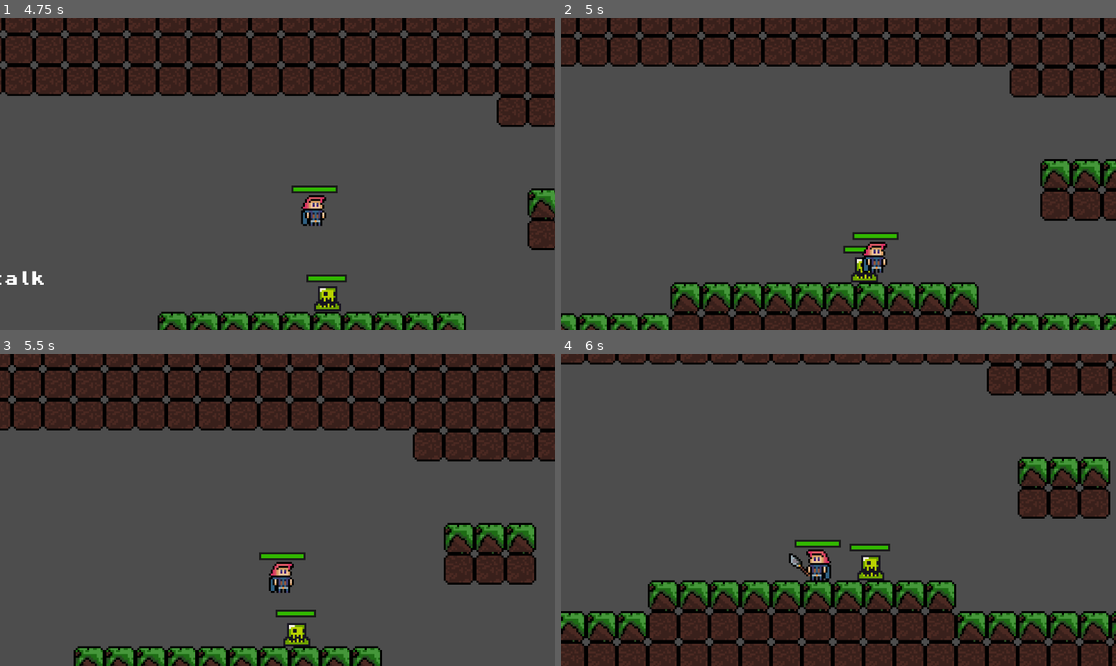
Above: before the commit, frames 1-4 (two rows, left to right).
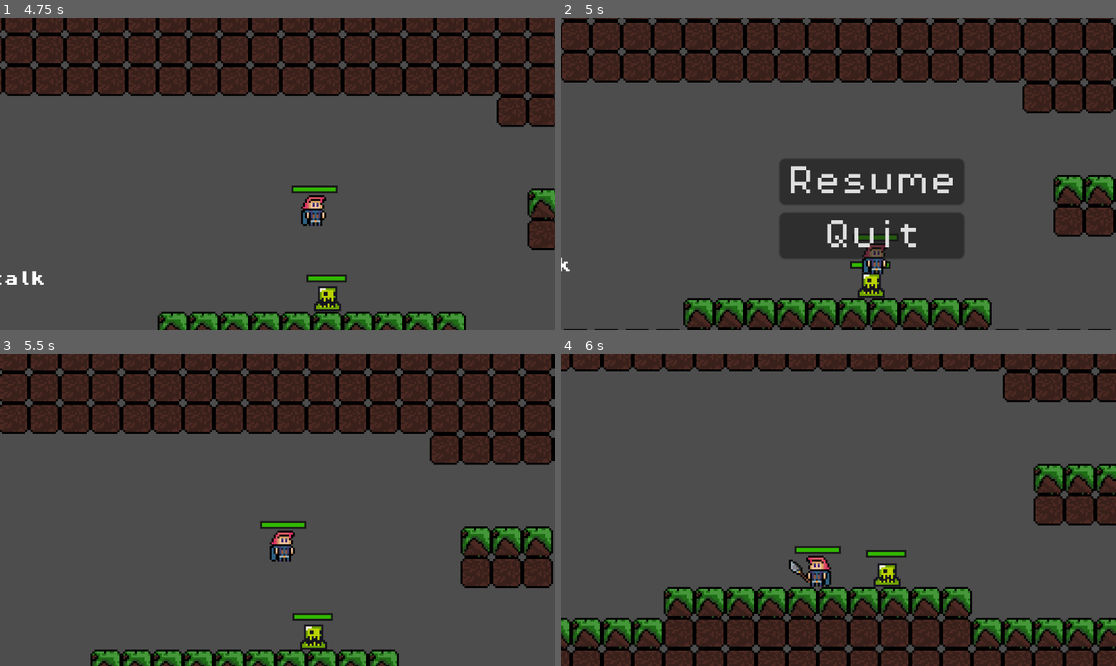
Above: after the commit, the same moments.

Repository: eoBattisti/agnosia
Game: Godot game, scene res://scenes/menu/main_menu.tscn
Same seed, same stepped clock (60 frames per second), same inputs: the game is played once before the commit and once after it.
Inputs (mouse positions are in pixels of both pictures, inside the frame that each line leads up to):
- Up to frame 1 (4.75 s): click "Start Game" at 0.5 s; hold E (advance_dialog) 1.28-2.03 s; hold D (move_right) 1.28-2.78 s; tap W (jump) at 1.52, 2.27, 3.77, 4.52 s; tap J (attack) at 2.1 s; hold A (move_left) 2.78-3.53 s; tap K (counter_dash) at 2.85 s; hold D (move_right) from 3.53 s (still down); tap Shift (dash) at 3.6 s; hold E (advance_dialog) from 4.28 s (still down)
- Up to frame 2 (5 s): keep holding D (move_right); keep holding E (advance_dialog); tap Escape (pause, bound only after the commit) at 4.9 s
- Up to frame 3 (5.5 s): release D (move_right) at 5 s; release E (advance_dialog) at 5 s; click (310, 519) at 5 s, where only the run after the commit has a clickable "Resume"
- Up to frame 4 (6 s): hold A (move_left) from 5.78 s (still down); tap J (attack) at 5.85 s

Frame 1 is identical in both runs. In frame 2, 35% of the frame differs, in the area x 0-100%, y 0-100%; in frame 3, 20%; in frame 4, 23%.

Commit message:
feat: add pause menu

Diff:
--- a/project.godot
+++ b/project.godot
@@ -67,6 +67,11 @@
 "events": [Object(InputEventKey,"resource_local_to_scene":false,"resource_name":"","device":-1,"window_id":0,"alt_pressed":false,"shift_pressed":false,"ctrl_pressed":false,"meta_pressed":false,"pressed":false,"keycode":0,"physical_keycode":75,"key_label":0,"unicode":107,"echo":false,"script":null)
 ]
 }
+pause={
+"deadzone": 0.5,
+"events": [Object(InputEventKey,"resource_local_to_scene":false,"resource_name":"","device":-1,"window_id":0,"alt_pressed":false,"shift_pressed":false,"ctrl_pressed":false,"meta_pressed":false,"pressed":false,"keycode":0,"physical_keycode":4194305,"key_label":0,"unicode":0,"echo":false,"script":null)
+]
+}
 
 [layer_names]
 
--- a/scenes/game.tscn
+++ b/scenes/game.tscn
@@ -1,7 +1,9 @@
-[gd_scene load_steps=14 format=3 uid="uid://bh1v8lh28mb2x"]
+[gd_scene load_steps=16 format=3 uid="uid://bh1v8lh28mb2x"]
 
 [ext_resource type="Texture2D" uid="uid://bxo2dqk0ws4yd" path="res://assets/sprites/ground_tileset.png" id="1_537dr"]
+[ext_resource type="PackedScene" uid="uid://b3sjvojrq53px" path="res://scenes/menu/pause_menu.tscn" id="1_jo6w7"]
 [ext_resource type="PackedScene" uid="uid://do02vru1yvk4e" path="res://scenes/player.tscn" id="1_mfs54"]
+[ext_resource type="Script" path="res://scripts/game.gd" id="1_o5edw"]
 [ext_resource type="Script" path="res://scripts/game_manager.gd" id="1_xooxb"]
 [ext_resource type="PackedScene" uid="uid://chcfwmd6b8d6" path="res://scenes/platform.tscn" id="3_0i5nj"]
 [ext_resource type="PackedScene" uid="uid://dql5wf4vm6q2x" path="res://scenes/killzone.tscn" id="5_fii0c"]
@@ -141,6 +143,7 @@
 }
 
 [node name="Game" type="Node2D"]
+script = ExtResource("1_o5edw")
 
 [node name="GameManager" type="Node" parent="."]
 unique_name_in_owner = true
@@ -166,6 +169,19 @@
 limit_bottom = 270
 position_smoothing_enabled = true
 
+[node name="PauseMenu" parent="TileMap/Player/Camera2D" instance=ExtResource("1_jo6w7")]
+visible = false
+z_index = 100
+anchors_preset = 0
+anchor_right = 0.0
+anchor_bottom = 0.0
+offset_left = -49.0
+offset_top = -27.0
+offset_right = -49.0
+offset_bottom = -27.0
+grow_horizontal = 1
+grow_vertical = 1
+
 [node name="Enemys" type="Node2D" parent="TileMap"]
 position = Vector2(1, -156)
 
--- /dev/null
+++ b/scenes/menu/pause_menu.tscn
@@ -0,0 +1,36 @@
+[gd_scene load_steps=3 format=3 uid="uid://b3sjvojrq53px"]
+
+[ext_resource type="Script" path="res://scripts/menus/pause_menu.gd" id="1_ih4j5"]
+[ext_resource type="FontFile" uid="uid://cub7kl652afbr" path="res://assets/fonts/PixelOperator8.ttf" id="2_bnahn"]
+
+[node name="PauseMenu" type="Control"]
+layout_mode = 3
+anchors_preset = 15
+anchor_right = 1.0
+anchor_bottom = 1.0
+grow_horizontal = 2
+grow_vertical = 2
+script = ExtResource("1_ih4j5")
+
+[node name="MarginContainer" type="MarginContainer" parent="."]
+layout_mode = 0
+offset_right = 40.0
+offset_bottom = 40.0
+
+[node name="VBoxContainer" type="VBoxContainer" parent="MarginContainer"]
+layout_mode = 2
+
+[node name="ResumeButton" type="Button" parent="MarginContainer/VBoxContainer"]
+layout_mode = 2
+theme_override_fonts/font = ExtResource("2_bnahn")
+theme_override_font_sizes/font_size = 16
+text = "Resume"
+
+[node name="QuitButton" type="Button" parent="MarginContainer/VBoxContainer"]
+layout_mode = 2
+theme_override_fonts/font = ExtResource("2_bnahn")
+theme_override_font_sizes/font_size = 16
+text = "Quit"
+
+[connection signal="pressed" from="MarginContainer/VBoxContainer/ResumeButton" to="." method="_on_resume_button_pressed"]
+[connection signal="pressed" from="MarginContainer/VBoxContainer/QuitButton" to="." method="_on_quit_button_pressed"]
--- /dev/null
+++ b/scripts/game.gd
@@ -0,0 +1,20 @@
+extends Node2D
+
+@onready var pause_menu = $TileMap/Player/Camera2D/PauseMenu
+
+var paused: bool = false
+
+# Called every frame. 'delta' is the elapsed time since the previous frame.
+func _process(delta):
+	if Input.is_action_just_pressed("pause"):
+		pause_game()
+
+func pause_game() -> void:
+	if paused:
+		pause_menu.hide()
+		Engine.time_scale = 1
+	else:
+		pause_menu.show()
+		Engine.time_scale = 0
+
+	paused = !paused
--- a/scripts/game_manager.gd
+++ b/scripts/game_manager.gd
@@ -10,7 +10,6 @@
 var score = 0
 var dialog_file: Dictionary
 var language: String
-
 
 func _ready():
 	dialog_file = load_dialogs_file()
--- /dev/null
+++ b/scripts/menus/pause_menu.gd
@@ -0,0 +1,10 @@
+extends Control
+
+@onready var game = $"../../../../"
+
+func _on_resume_button_pressed():
+	game.pause_game()
+
+
+func _on_quit_button_pressed():
+	get_tree().change_scene_to_file("res://scenes/menu/main_menu.tscn")
